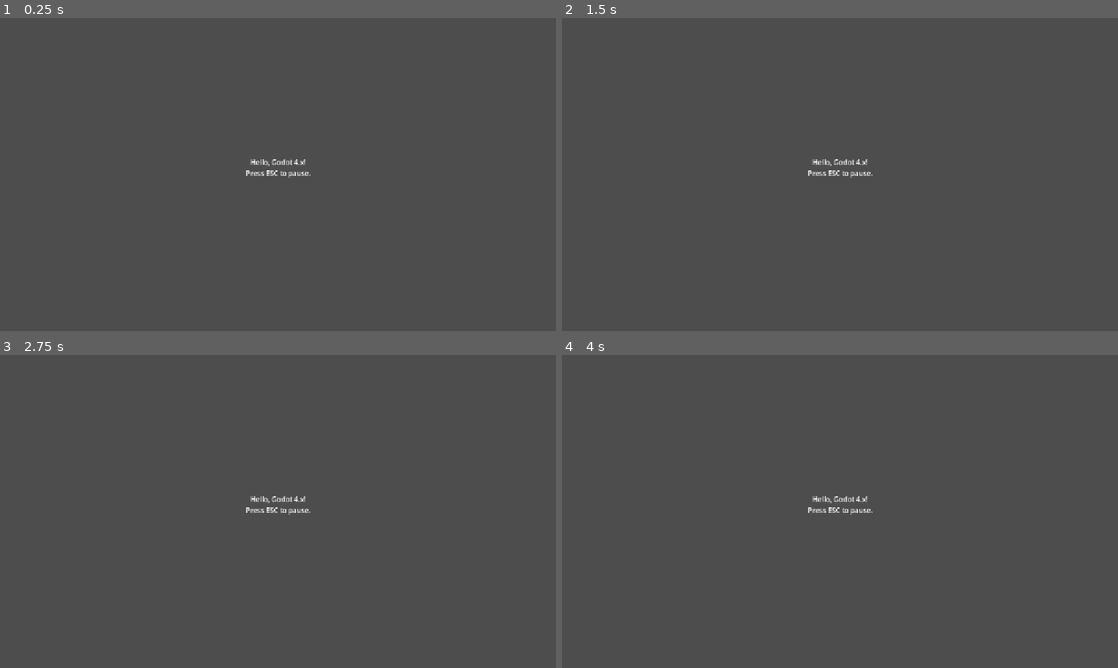
Above: before the commit, frames 1-4 (two rows, left to right).
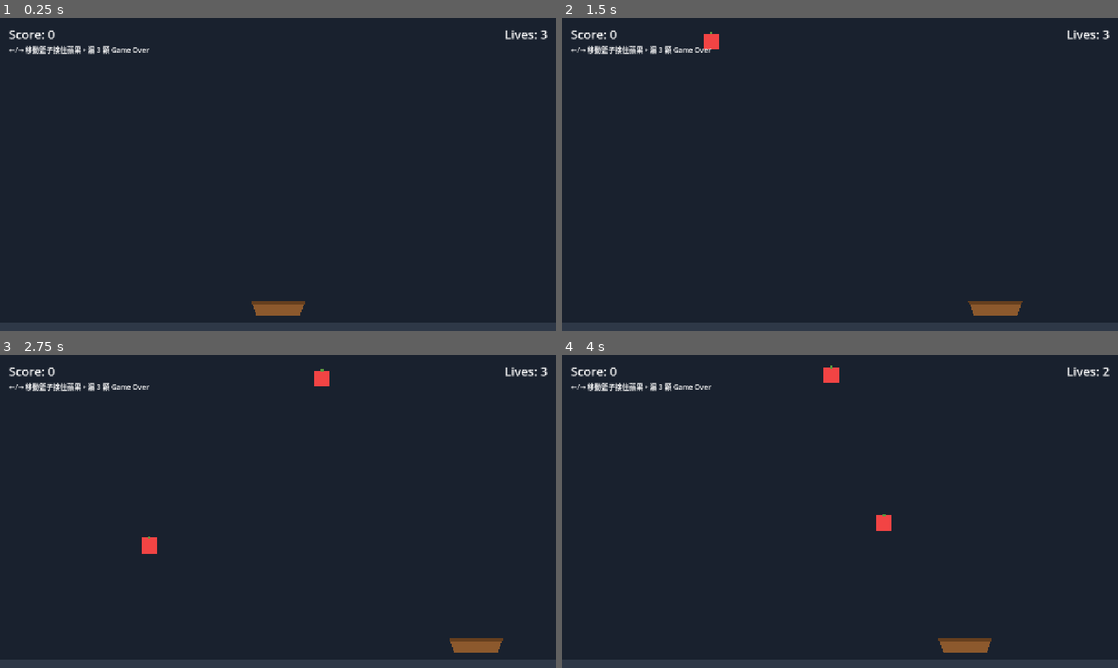
Above: after the commit, the same moments.

Repository: ed100084/battletank
Game: Godot game, scene res://scenes/Main.tscn
The game is run twice, just before and just after one commit, with the same random seed, the same clock (stepped at 60 frames per second) and the same inputs.
Inputs:
- Up to frame 1 (0.25 s): no input
- Up to frame 2 (1.5 s): tap Enter (ui_accept) at 0.5, 1.35 s; hold Right (ui_right) 0.53-1.28 s; hold Enter (ui_accept) 0.53-1.28 s; hold Left (ui_left) from 1.28 s (still down)
- Up to frame 3 (2.75 s): tap Enter (ui_accept) at 1.52, 1.82 s; release Left (ui_left) at 2.03 s; hold Right (ui_right) from 2.03 s (still down); hold Enter (ui_accept) from 2.03 s (still down)
- Up to frame 4 (4 s): release Enter (ui_accept) at 2.78 s; tap Enter (ui_accept) at 2.85, 3.02, 3.32 s; release Right (ui_right) at 3.53 s; hold Left (ui_left) from 3.53 s (still down); hold Enter (ui_accept) from 3.53 s (still down)

The runs differ from the first frame. In frame 1, 100% of the frame differs, in the area x 0-100%, y 0-100%; in frame 2, 100%; in frame 3, 100%; in frame 4, 100%.

Commit message:
feat: catch-the-apple mini game (basket + falling apples + score/lives)

Diff:
--- /dev/null
+++ b/scenes/Apple.tscn
@@ -0,0 +1,20 @@
+[gd_scene load_steps=3 format=3 uid="uid://b0godot4apple01"]
+
+[ext_resource type="Script" path="res://scripts/apple.gd" id="1_apple"]
+
+[sub_resource type="RectangleShape2D" id="RectangleShape2D_apple"]
+size = Vector2(36, 36)
+
+[node name="Apple" type="Area2D"]
+script = ExtResource("1_apple")
+
+[node name="Visual" type="Polygon2D" parent="."]
+color = Color(0.95, 0.27, 0.27, 1)
+polygon = PackedVector2Array(-18, -18, 18, -18, 18, 18, -18, 18)
+
+[node name="Stem" type="Polygon2D" parent="."]
+color = Color(0.35, 0.6, 0.25, 1)
+polygon = PackedVector2Array(-3, -22, 3, -22, 3, -16, -3, -16)
+
+[node name="CollisionShape2D" type="CollisionShape2D" parent="."]
+shape = SubResource("RectangleShape2D_apple")
--- a/scenes/Main.tscn
+++ b/scenes/Main.tscn
@@ -1,15 +1,86 @@
-[gd_scene load_steps=2 format=3 uid="uid://b0godot4main00"]
+[gd_scene load_steps=6 format=3 uid="uid://b0godot4main00"]
 
 [ext_resource type="Script" path="res://scripts/main.gd" id="1_main"]
+[ext_resource type="Script" path="res://scripts/basket.gd" id="2_basket"]
+[ext_resource type="PackedScene" uid="uid://b0godot4apple01" path="res://scenes/Apple.tscn" id="3_apple"]
+
+[sub_resource type="RectangleShape2D" id="RectangleShape2D_basket"]
+size = Vector2(120, 30)
 
 [node name="Main" type="Node2D"]
 script = ExtResource("1_main")
+apple_scene = ExtResource("3_apple")
 
-[node name="Label" type="Label" parent="."]
-offset_left = 480.0
-offset_top = 320.0
-offset_right = 800.0
-offset_bottom = 400.0
-text = "Hello, Godot 4.x!
-Press ESC to pause."
+[node name="Background" type="ColorRect" parent="."]
+offset_right = 1280.0
+offset_bottom = 720.0
+color = Color(0.1, 0.13, 0.18, 1)
+
+[node name="Ground" type="ColorRect" parent="."]
+offset_top = 700.0
+offset_right = 1280.0
+offset_bottom = 720.0
+color = Color(0.18, 0.22, 0.28, 1)
+
+[node name="Basket" type="Area2D" parent="." groups=["basket"]]
+position = Vector2(640, 670)
+script = ExtResource("2_basket")
+
+[node name="Visual" type="Polygon2D" parent="Basket"]
+color = Color(0.55, 0.35, 0.18, 1)
+polygon = PackedVector2Array(-60, -15, 60, -15, 50, 15, -50, 15)
+
+[node name="Rim" type="Polygon2D" parent="Basket"]
+color = Color(0.4, 0.25, 0.12, 1)
+polygon = PackedVector2Array(-62, -18, 62, -18, 60, -12, -60, -12)
+
+[node name="CollisionShape2D" type="CollisionShape2D" parent="Basket"]
+shape = SubResource("RectangleShape2D_basket")
+
+[node name="SpawnTimer" type="Timer" parent="."]
+wait_time = 1.2
+autostart = true
+
+[node name="UI" type="CanvasLayer" parent="."]
+
+[node name="ScoreLabel" type="Label" parent="UI"]
+offset_left = 20.0
+offset_top = 16.0
+offset_right = 320.0
+offset_bottom = 60.0
+text = "Score: 0"
+theme_override_font_sizes/font_size = 28
+
+[node name="LivesLabel" type="Label" parent="UI"]
+anchor_left = 1.0
+anchor_right = 1.0
+offset_left = -220.0
+offset_top = 16.0
+offset_right = -20.0
+offset_bottom = 60.0
+text = "Lives: 3"
+horizontal_alignment = 2
+theme_override_font_sizes/font_size = 28
+
+[node name="InstructionLabel" type="Label" parent="UI"]
+offset_left = 20.0
+offset_top = 60.0
+offset_right = 700.0
+offset_bottom = 90.0
+text = "←/→ 移動籃子接住蘋果，漏 3 顆 Game Over"
+theme_override_font_sizes/font_size = 16
+
+[node name="GameOverLabel" type="Label" parent="UI"]
+visible = false
+anchor_left = 0.5
+anchor_top = 0.5
+anchor_right = 0.5
+anchor_bottom = 0.5
+offset_left = -320.0
+offset_top = -100.0
+offset_right = 320.0
+offset_bottom = 120.0
+text = "GAME OVER"
 horizontal_alignment = 1
+vertical_alignment = 1
+theme_override_font_sizes/font_size = 40
--- /dev/null
+++ b/scripts/apple.gd
@@ -0,0 +1,22 @@
+extends Area2D
+## 掉落的蘋果
+
+signal caught
+signal missed
+
+var fall_speed: float = 250.0
+
+func _ready() -> void:
+	add_to_group("apples")
+	area_entered.connect(_on_area_entered)
+
+func _process(delta: float) -> void:
+	position.y += fall_speed * delta
+	if position.y > get_viewport_rect().size.y + 40.0:
+		missed.emit()
+		queue_free()
+
+func _on_area_entered(area: Area2D) -> void:
+	if area.is_in_group("basket"):
+		caught.emit()
+		queue_free()
--- /dev/null
+++ b/scripts/basket.gd
@@ -0,0 +1,15 @@
+extends Area2D
+## 玩家籃子：左右移動，接住蘋果
+
+@export var speed: float = 650.0
+@export var half_width: float = 60.0
+
+func _process(delta: float) -> void:
+	var direction: float = 0.0
+	if Input.is_action_pressed("ui_right"):
+		direction += 1.0
+	if Input.is_action_pressed("ui_left"):
+		direction -= 1.0
+	position.x += direction * speed * delta
+	var screen_w: float = get_viewport_rect().size.x
+	position.x = clampf(position.x, half_width, screen_w - half_width)
--- a/scripts/main.gd
+++ b/scripts/main.gd
@@ -1,9 +1,58 @@
 extends Node2D
-## Entry-point scene script.
+## 接蘋果遊戲：主場景控制器
+
+@export var apple_scene: PackedScene
+
+@onready var spawn_timer: Timer = $SpawnTimer
+@onready var score_label: Label = $UI/ScoreLabel
+@onready var lives_label: Label = $UI/LivesLabel
+@onready var game_over_label: Label = $UI/GameOverLabel
+
+var score: int = 0
+var lives: int = 3
+var is_game_over: bool = false
 
 func _ready() -> void:
-	print("[Main] scene loaded")
+	randomize()
+	spawn_timer.timeout.connect(_on_spawn_timer_timeout)
+	_update_ui()
+	game_over_label.visible = false
+
+func _on_spawn_timer_timeout() -> void:
+	if is_game_over or apple_scene == null:
+		return
+	var apple := apple_scene.instantiate()
+	var screen_w: float = get_viewport_rect().size.x
+	apple.position = Vector2(randf_range(40.0, screen_w - 40.0), -40.0)
+	apple.fall_speed = randf_range(200.0, 340.0)
+	apple.caught.connect(_on_apple_caught)
+	apple.missed.connect(_on_apple_missed)
+	add_child(apple)
+	# 隨分數加快生成
+	spawn_timer.wait_time = max(0.4, 1.2 - float(score) * 0.02)
+
+func _on_apple_caught() -> void:
+	score += 1
+	_update_ui()
+
+func _on_apple_missed() -> void:
+	lives -= 1
+	_update_ui()
+	if lives <= 0:
+		_trigger_game_over()
+
+func _update_ui() -> void:
+	score_label.text = "Score: %d" % score
+	lives_label.text = "Lives: %d" % lives
+
+func _trigger_game_over() -> void:
+	is_game_over = true
+	spawn_timer.stop()
+	game_over_label.visible = true
+	game_over_label.text = "GAME OVER\nFinal Score: %d\n按 SPACE 重新開始" % score
+	for apple in get_tree().get_nodes_in_group("apples"):
+		apple.queue_free()
 
 func _unhandled_input(event: InputEvent) -> void:
-	if event.is_action_pressed("ui_pause"):
-		GameManager.toggle_pause()
+	if is_game_over and event.is_action_pressed("ui_accept"):
+		get_tree().reload_current_scene()
Not shown, added: open-in-godot.bat
Not shown, added: open-in-godot.ps1
